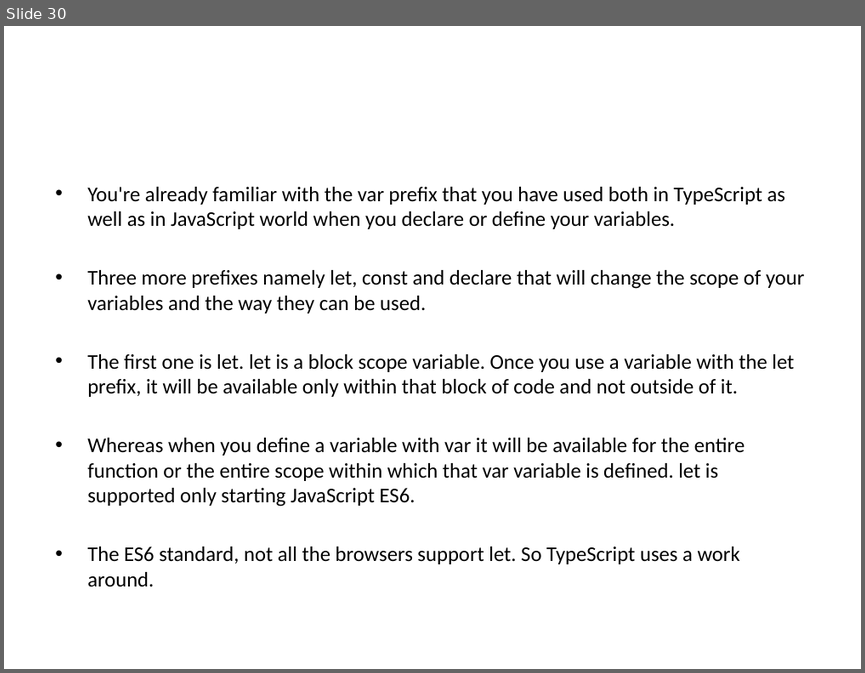
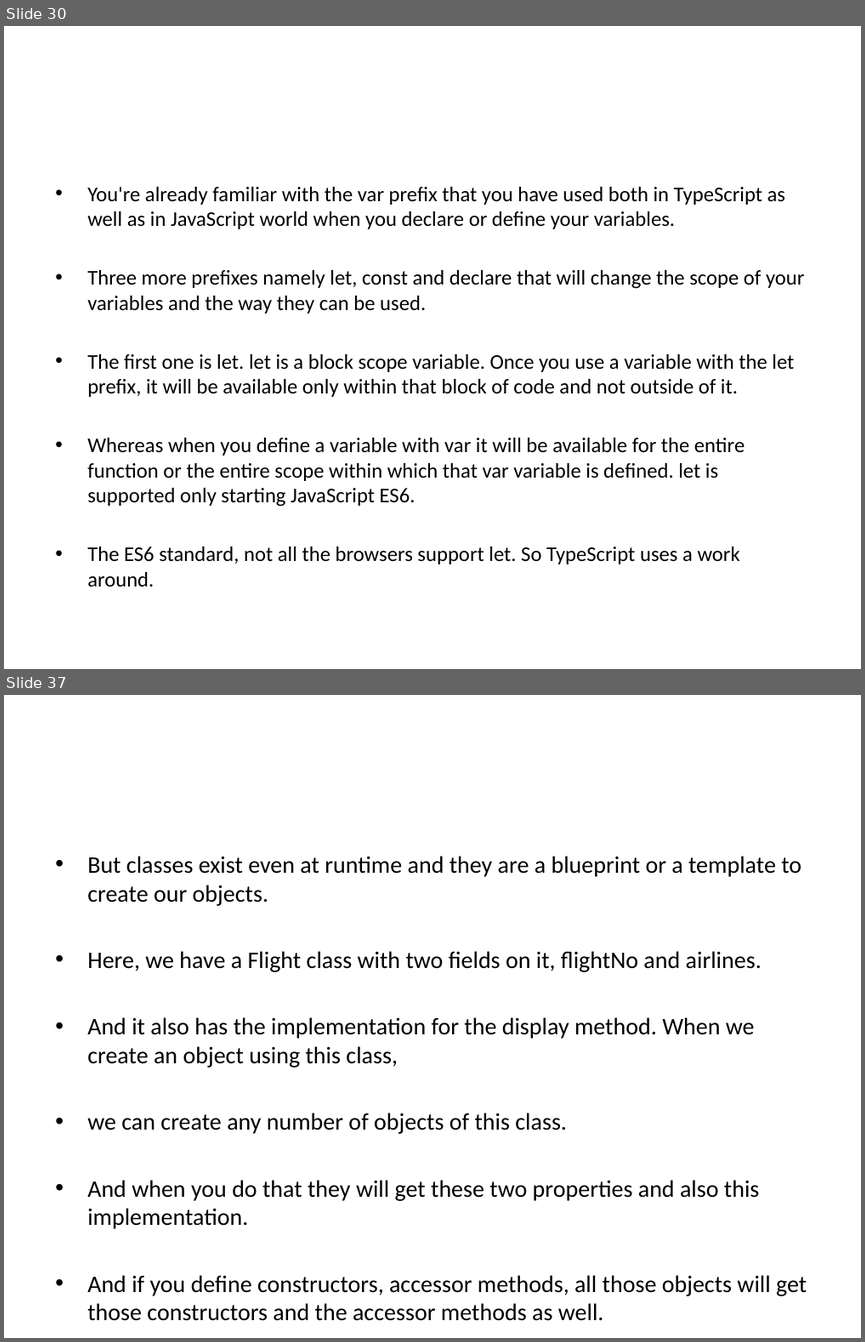
Before and after one commit to rameshcoderepository/typescript, a slide deck: Angular_Presentation.pptx. Shown one above the other, each under a label of ours: slide 30 before the commit, slides 30 and 37 after it; the slides between them are not shown. The pictures are 865x673 and 865x1342 pixels, drawn with LibreOffice and Linux fonts; fonts in the diff are those of the drawing. Boxes give left, top, right and bottom in pixels: in the first picture for what was removed or moved away, otherwise in the second. Text is boxed around its words. In the diff, an @@ line names an element or a change of style, - is before the commit and + after.

```diff
--- a/Angular_Presentation.pptx
+++ b/Angular_Presentation.pptx
@@ slide 37 added at [4, 695, 861, 1338], background #FFFFFF @@
@@ text added at [87, 856, 806, 1321], 20 pt, text #000000 @@
+• But classes exist even at runtime and they are a blueprint or a template to create our objects.
+• Here, we have a Flight class with two fields on it, flightNo and airlines.
+• And it also has the implementation for the display method. When we create an object using this class,
+• we can create any number of objects of this class.
+• And when you do that they will get these two properties and also this implementation.
+• And if you define constructors, accessor methods, all those objects will get those constructors and the accessor methods as well.
```
Also in this commit, not shown: 24 other slides added, 24 slides removed, 28 other files.
